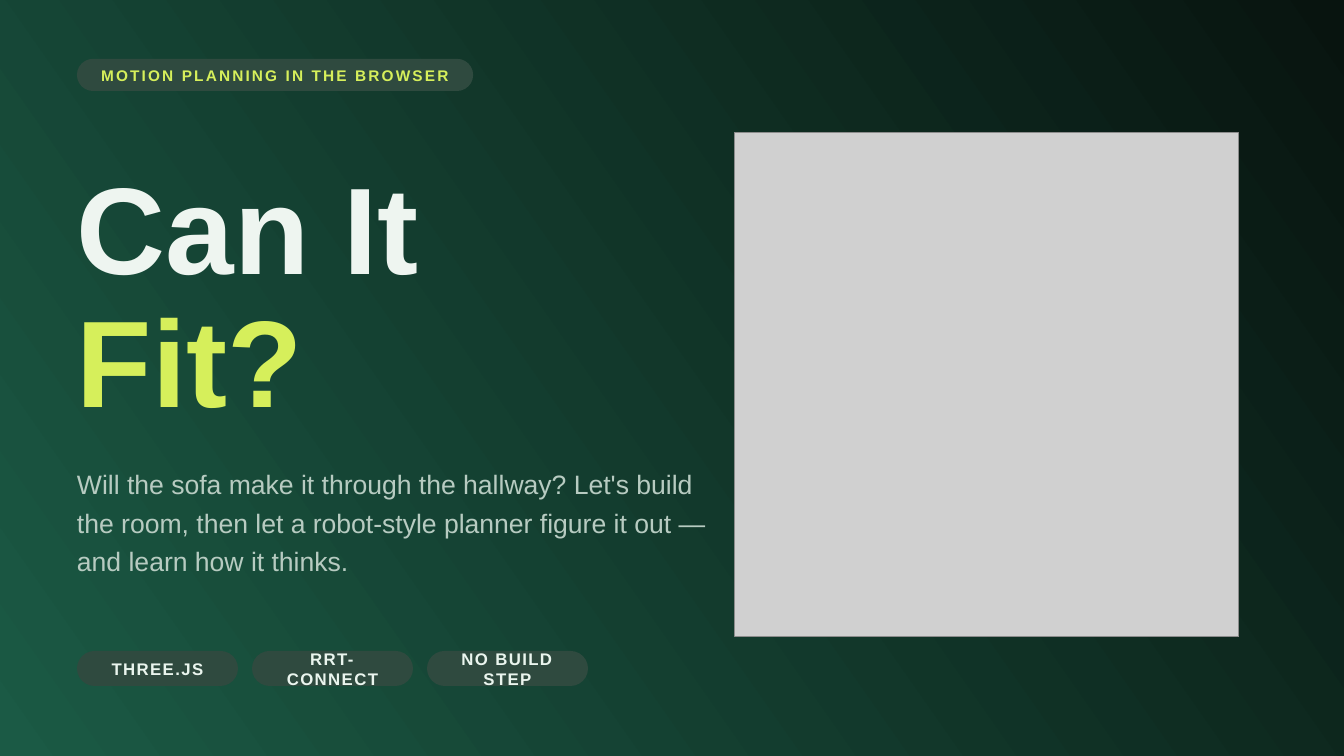
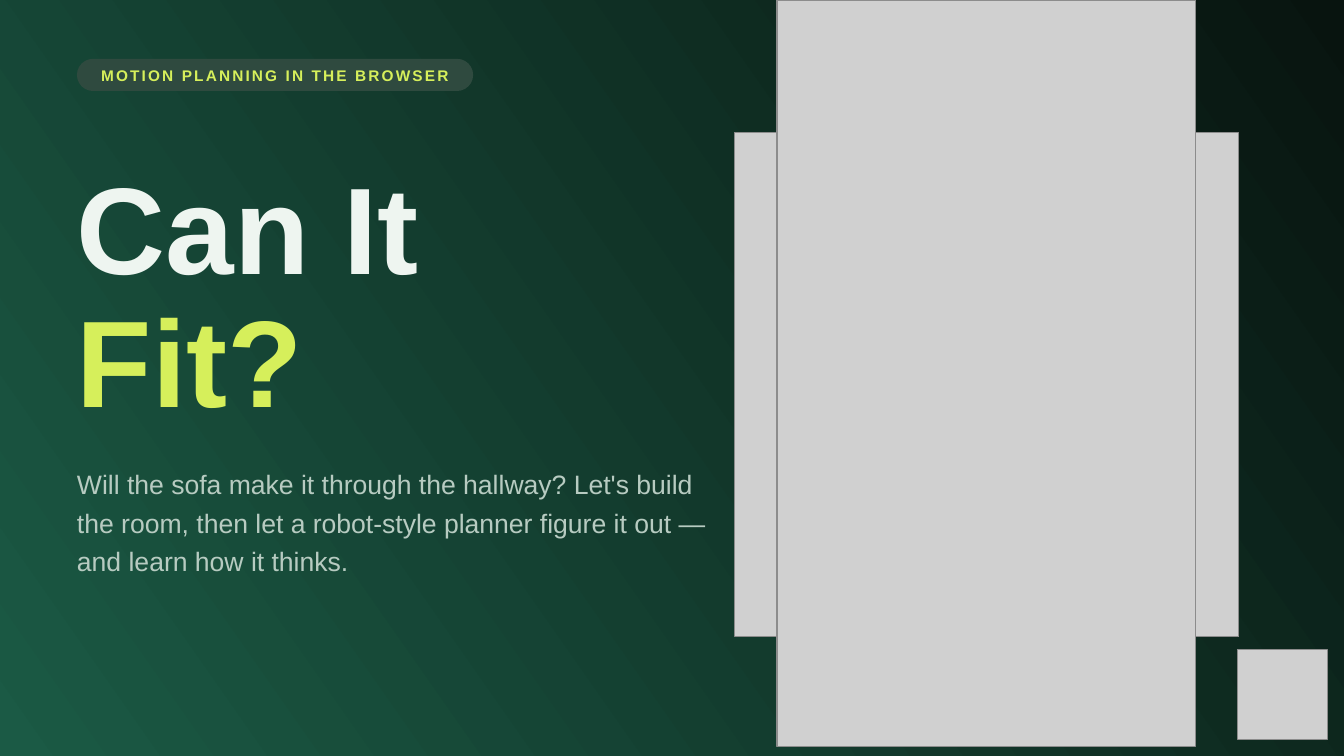
Before and after one commit to volcano1998/FurnitureSim_3D, a slide deck: slide 1 of slides/CanItFit.pptx. Drawn at 1344x756 pixels with LibreOffice and Linux fonts; fonts in the diff are those of the drawing; grey boxes stand for pictures. Boxes give left, top, right and bottom in pixels: in the first picture for what was removed or moved away, otherwise in the second. Text is boxed around its words. In the diff, an @@ line names an element or a change of style, - is before the commit and + after.

```diff
--- a/slides/CanItFit.pptx
+++ b/slides/CanItFit.pptx
@@ picture added at (777,0,1196,746) @@
@@ rounded rectangle removed at (77,651,238,687) @@
-THREE.JS
@@ rounded rectangle removed at (252,651,413,687) @@
-RRT-CONNECT
@@ rounded rectangle removed at (427,651,589,687) @@
-NO BUILD STEP
@@ picture added at (1238,649,1328,739) @@
```
Also in this commit, not shown: 12 other slides changed, 11 slides added, 4 slides removed, 16 other files.
